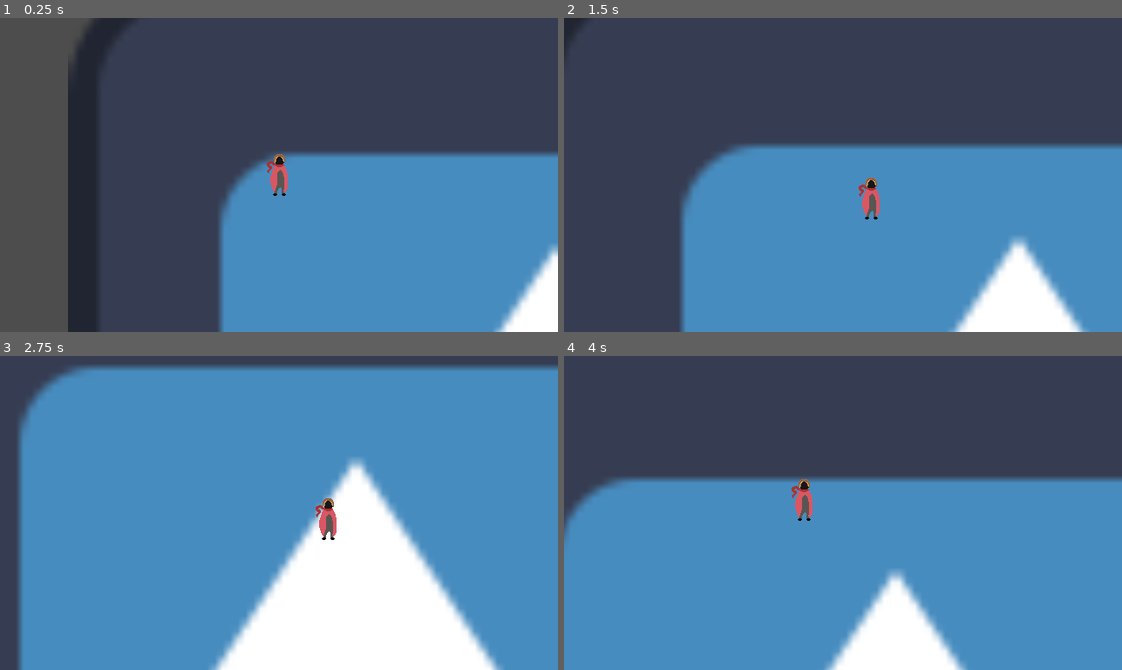
Above: before the commit, frames 1-4 (two rows, left to right).
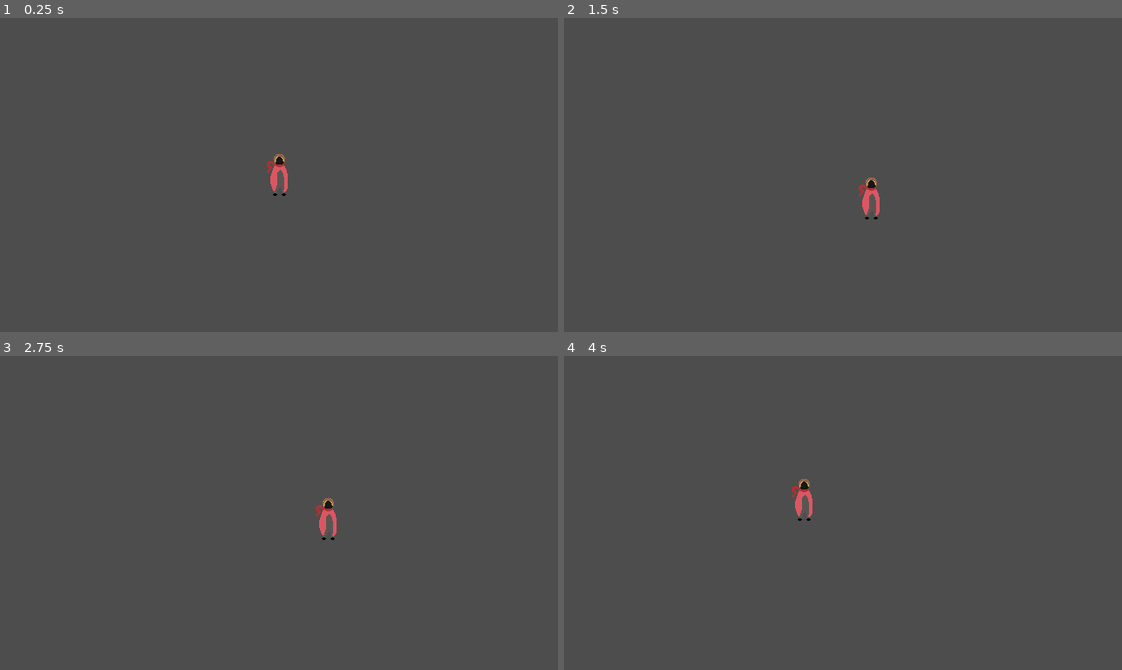
Above: after the commit, the same moments.

Repository: ArmanAmeri/9-Days-To-Live
Game: Godot game, scene res://Scenes/Main/scene_manager.tscn
Two runs of this game, one before a commit and one after it. Both use one fixed random seed, a clock stepped at 60 frames per second and the inputs below. The engine's default icon, where the game draws it, is replaced by a stand-in: a white triangle on a blue panel in a dark square.
Inputs:
- Up to frame 1 (0.25 s): no input
- Up to frame 2 (1.5 s): tap Enter at 0.5 s; hold Right (ui_right) 0.53-1.28 s; hold Down (ui_down) from 1.28 s (still down)
- Up to frame 3 (2.75 s): release Down (ui_down) at 2.03 s; hold Right (ui_right) from 2.03 s (still down)
- Up to frame 4 (4 s): release Right (ui_right) at 2.78 s; hold Up (ui_up) 2.78-3.53 s; hold Left (ui_left) from 3.53 s (still down)

The runs differ from the first frame. In frame 1, 40% of the frame differs, in the area x 12-100%, y 0-100%; in frame 2, 47%; in frame 3, 93%, in the area x 3-100%, y 3-100%; in frame 4, 61%.

Commit message:
OK things did things

Diff:
--- a/Scenes/World/main.tscn
+++ b/Scenes/World/main.tscn
@@ -1,10 +1,18 @@
-[gd_scene load_steps=2 format=3 uid="uid://bib3plfdoib4"]
+[gd_scene load_steps=4 format=3 uid="uid://bib3plfdoib4"]
 
-[ext_resource type="Texture2D" uid="uid://cw8omlu8htxbk" path="res://icon.svg" id="1_xwdgh"]
+[ext_resource type="Texture2D" uid="uid://cnh1owatecjwf" path="res://Assets/Sprites/Tilesets/PlaceholderBlock.png" id="1_6uknj"]
+
+[sub_resource type="TileSetAtlasSource" id="TileSetAtlasSource_be7j6"]
+texture = ExtResource("1_6uknj")
+texture_region_size = Vector2i(32, 32)
+0:0/0 = 0
+
+[sub_resource type="TileSet" id="TileSet_gysox"]
+tile_size = Vector2i(32, 32)
+sources/1 = SubResource("TileSetAtlasSource_be7j6")
 
 [node name="Main" type="Node2D"]
 
-[node name="Sprite2D" type="Sprite2D" parent="."]
-position = Vector2(319, 327)
-scale = Vector2(8.76562, 8.76562)
-texture = ExtResource("1_xwdgh")
+[node name="TileMapLayer" type="TileMapLayer" parent="."]
+texture_filter = 1
+tile_set = SubResource("TileSet_gysox")
Binary file added: Assets/Aseprite/PlaceholderBlock.aseprite
Not shown, added: Assets/Aseprite/PlaceholderBlock.aseprite.import
Binary file added: Assets/Aseprite/PlaceholerTiles.aseprite
Not shown, added: Assets/Aseprite/PlaceholerTiles.aseprite.import
Binary file added: Assets/Sprites/Tilesets/PlaceholderBlock.png
Not shown, added: Assets/Sprites/Tilesets/PlaceholderBlock.png.import
Binary file added: Assets/Sprites/Tilesets/PlaceholerTiles.png
Not shown, added: Assets/Sprites/Tilesets/PlaceholerTiles.png.import
Not shown, changed: .DS_Store
